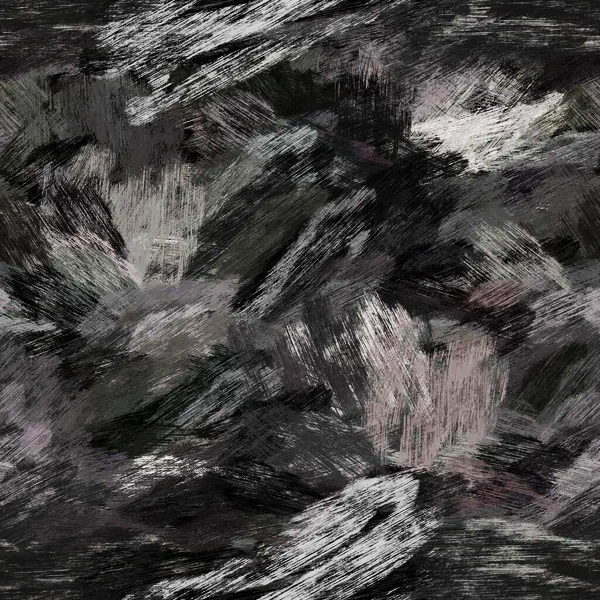
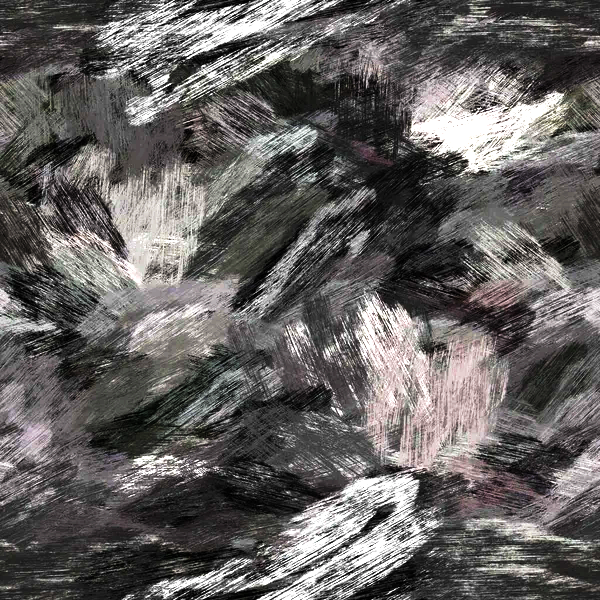
Layered file, before and after one edit (600x600). Changes by layer:
pixels changed over [0, 0, 600, 600] (layer not identified)
